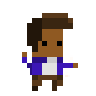
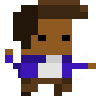
Layered file, before and after one edit (96x96). Changes by layer:
painted on "Ebene 1" over [5, 0, 96, 96]
removed layer "Hintergrund" over [5, 0, 96, 96]
